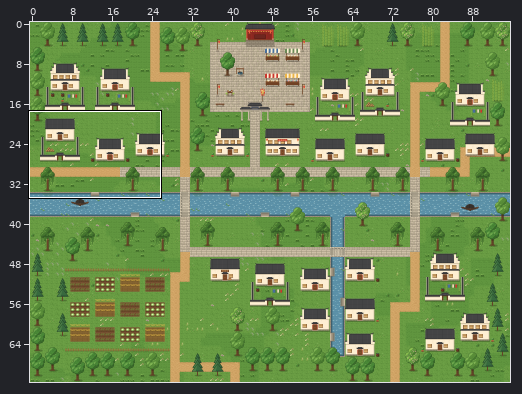
One commit to this Tiled map: assets/resources/maps/jiangnan.tmx. Above: a wide view before the commit, with the close-up outlined.
Close-up. Before the edit:
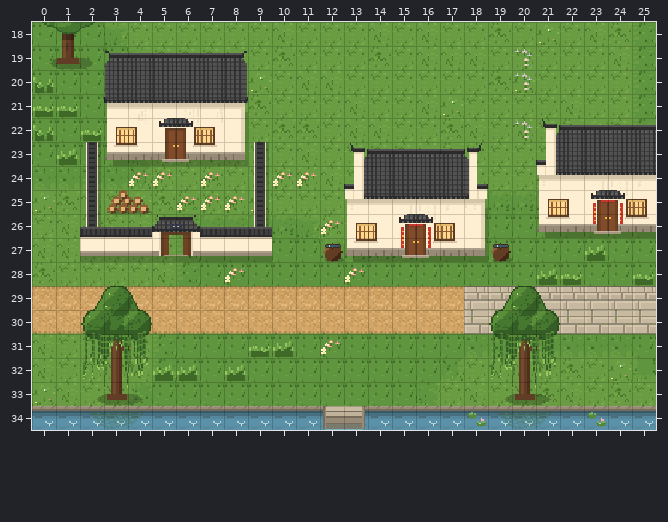
Cells are 16x16 px. Shown: x 0..25, y 18..34. The commit also changed other parts of the map, which this record leaves out.
After the commit:
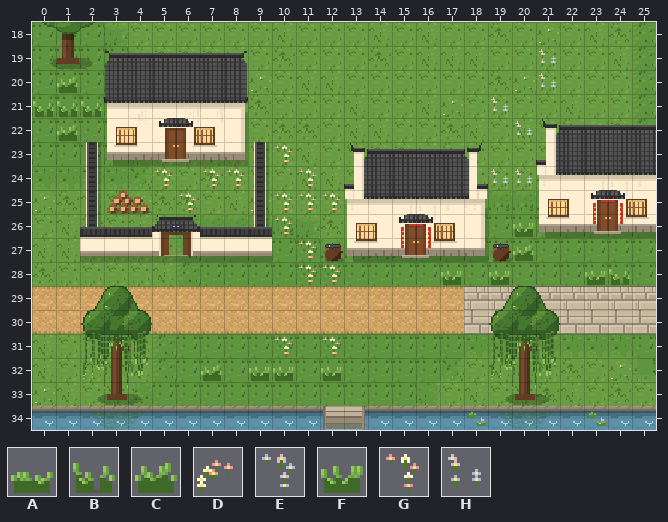
Key: from "town": A 475, B 476, C 477, D 479, E 480, F 486, G 488, H 489.
_ is an empty cell, . an unchanged one.
What changed:
--- layer "deco"
@@ x 0..25 @@
-19 ....................E_....
-20 B_..................E_....
-21 AA_................_......
-22 B_A.................E.....
-23 .C........_...............
-24 ....DD.D_.DD.......__.....
-25 ......DDD.___.............
-26 .........._.D......._.....
-27 ..........._........_..C..
-28 ........D..__D..._._.CA__A
+19 ...................._H....
+20 _C.................._H....
+21 BBB................H......
+22 _C_.................H.....
+23 ._........G...............
+24 ...._G.GG._G.......HH.....
+25 ......G__.GGG.............
+26 ..........G._.......F.....
+27 ...........G........C.._..
+28 ........_..GG_...F.F.__FB_
@@ x 5..12 @@
-31 ....AC.D
-32 CC_C__._
+31 ...._G.G
+32 __C_FF.F
